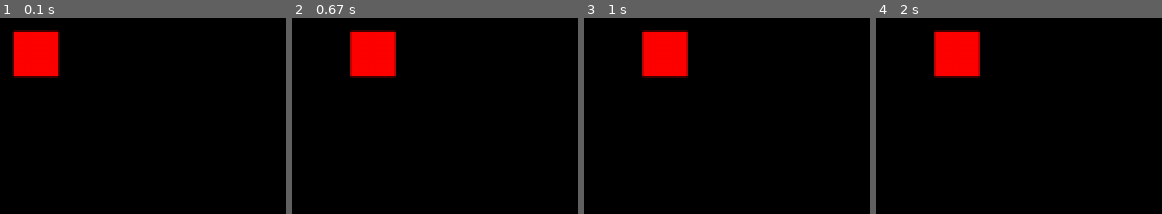
Above: before the commit, frames 1-4 (left to right).
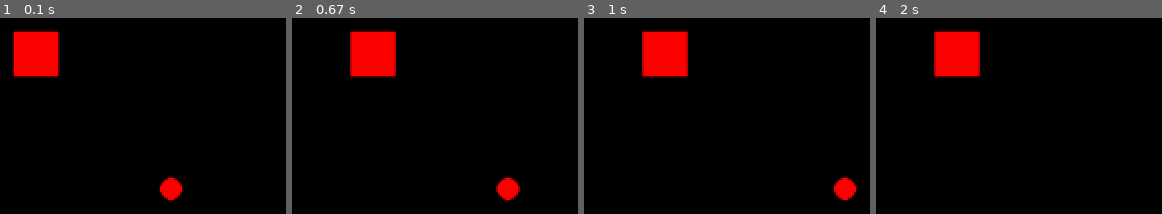
Above: after the commit, the same moments.

Repository: mytinycloud/90D-pygame-scaffold
Game: pygame game, started from main.py
Same seed, same stepped clock (60 frames per second), same inputs: the game is played once before the commit and once after it.
Inputs (mouse positions are in pixels of both pictures, inside the frame that each line leads up to):
- Up to frame 1 (0.1 s): no input
- Up to frame 2 (0.67 s): hold D from 0.33 s (still down); move the mouse to (outside the picture) at 0.37 s
- Up to frame 3 (1 s): release D at 0.8 s; hold W from 0.83 s (still down)
- Up to frame 4 (2 s): release W at 1.13 s; hold D 1.17-1.63 s; hold A from 1.67 s (still down)

The runs differ from the first frame. In frame 1, 0.8% of the frame differs, in the area x 55-65%, y 80-93%; in frame 2, 0.8%; in frame 3, 0.8%; in frame 4, nothing differs.

Commit message:
Working effect

Diff:
--- a/main.py
+++ b/main.py
@@ -14,6 +14,7 @@
 systems.turn.mount_turn_system(group)
 systems.controls.mount_control_system(group)
 systems.player.mount_player_system(group)
+systems.effect.mount_effect_system(group)
 systems.motion.mount_motion_system(group)
 systems.testing.mount_testing_system(group)
 systems.sprites.mount_sprite_system(group, window.surface)
--- a/systems/__init__.py
+++ b/systems/__init__.py
@@ -6,3 +6,4 @@
 from . import testing
 from . import time
 from . import turn
+from . import effect
--- /dev/null
+++ b/systems/effect.py
@@ -0,0 +1,72 @@
+from engine.ecs import Entity, EntityGroup, enumerate_component, factory
+from pygame import Vector2
+
+from .sprites import SpriteComponent
+from .motion import MotionComponent
+from .controls import ControlComponent
+from . import turn
+
+
+'''
+Component class to store effect information
+'''
+@enumerate_component("effect")
+class EffectComponent():
+    direction: Vector2 = factory(Vector2)
+    energy: int = 0
+    is_wave: bool = True
+
+
+
+'''
+The effect update system:
+Handles effect propigation and decay (probably)
+'''
+def effect_update_system(group: EntityGroup):
+
+    t: turn.TurnComponent = group.query_singleton("turn").turn
+
+    if t.state != turn.TURN_EFFECTS:
+        return
+
+    for e in group.query("effect", "motion"):
+
+        effect: EffectComponent = e.effect
+        motion: MotionComponent = e.motion
+
+        # Propagation
+        if effect.energy > 1:
+            if effect.is_wave:
+                # all energy is transferred to the new entity
+                energy_transfer = effect.energy - 1
+                group.add(propagate_entity(e, motion.position + effect.direction, energy_transfer))
+                effect.energy -= energy_transfer
+
+        # decay
+        effect.energy -= 1
+        if effect.energy <= 0:
+            group.remove(e)
+
+
+
+def propagate_entity(e: Entity, position: Vector2, energy: int) -> Entity:
+    e = e.clone()
+    e.motion = MotionComponent(position=position)
+    e.effect.energy = energy
+    return e
+
+def create_effect(position: Vector2, energy: int = 3) -> Entity:
+    e = Entity("effect")
+    e.motion = MotionComponent(position=Vector2(position))
+    e.sprite = SpriteComponent.from_circle(16, (255,0,0))
+    e.effect = EffectComponent(direction=Vector2(1,0),energy=energy)
+    return e
+
+
+'''
+Mounts the effect updating system
+'''
+def mount_effect_system(group: EntityGroup):
+    group.mount_system(effect_update_system)
+
+    group.add( create_effect(Vector2(3,3)) )
